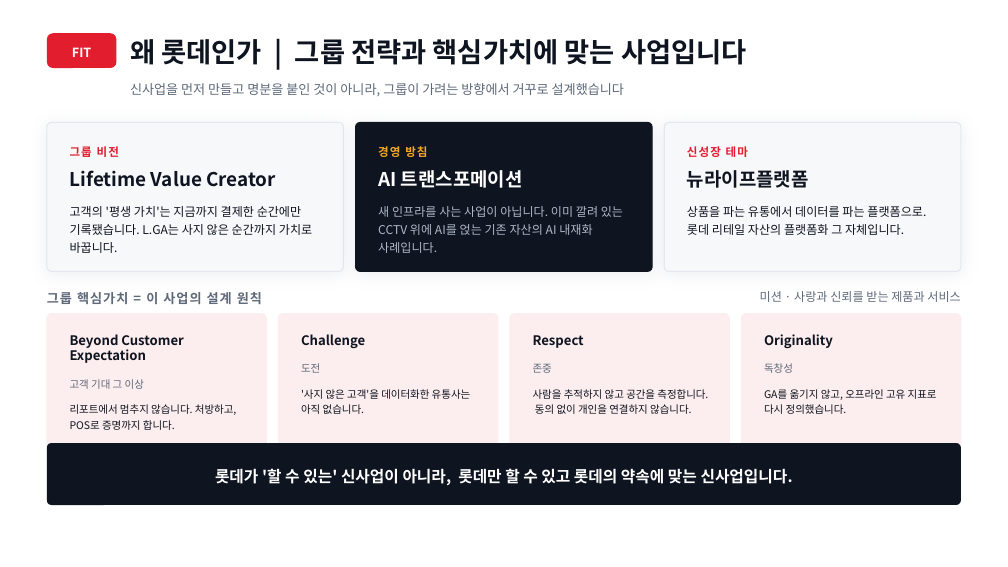
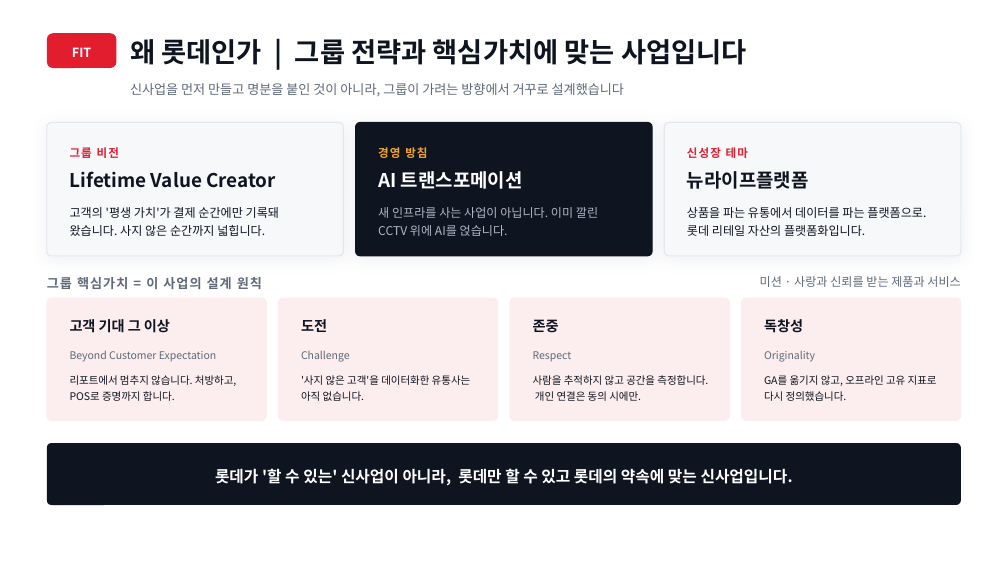
Before and after one commit to neti84-design/LMBA, a slide deck: slide 3 of LGA_롯데신사업_발표_맑은고딕.pptx. Drawn at 1008x567 pixels with LibreOffice and Linux fonts; fonts in the diff are those of the drawing. Boxes give left, top, right and bottom in pixels: in the first picture for what was removed or moved away, otherwise in the second. Text is boxed around its words. In the diff, an @@ line names an element or a change of style, - is before the commit and + after.

```diff
--- a/LGA_롯데신사업_발표_맑은고딕.pptx
+++ b/LGA_롯데신사업_발표_맑은고딕.pptx
@@ rounded rectangle: place and size @@
-rounded rectangle at box(47, 123, 343, 271)
+rounded rectangle at box(47, 123, 343, 256)
@@ rounded rectangle: place and size @@
-rounded rectangle at box(355, 123, 652, 271)
+rounded rectangle at box(355, 123, 652, 256)
@@ rounded rectangle: place and size @@
-rounded rectangle at box(665, 123, 961, 271)
+rounded rectangle at box(665, 123, 961, 256)
@@ text at box(70, 207, 279, 236): text changed @@
-고객의 '평생 가치'는 지금까지 결제한 순간에만 기록됐습니다. L.GA는 사지 않은 순간까지 가치로 바꿉니다.
+고객의 '평생 가치'가 결제 순간에만 기록돼 왔습니다. 사지 않은 순간까지 넓힙니다.
@@ text at box(378, 207, 598, 236): text changed @@
-새 인프라를 사는 사업이 아닙니다. 이미 깔려 있는 CCTV 위에 AI를 얹는 기존 자산의 AI 내재화 사례입니다.
+새 인프라를 사는 사업이 아닙니다. 이미 깔린 CCTV 위에 AI를 얹습니다.
@@ text at box(687, 207, 926, 236): text changed @@
-상품을 파는 유통에서 데이터를 파는 플랫폼으로. 롯데 리테일 자산의 플랫폼화 그 자체입니다.
+상품을 파는 유통에서 데이터를 파는 플랫폼으로. 롯데 리테일 자산의 플랫폼화입니다.
@@ rounded rectangle: place and size @@
-rounded rectangle at box(47, 314, 266, 448)
+rounded rectangle at box(47, 298, 266, 420)
@@ rounded rectangle: place and size @@
-rounded rectangle at box(278, 314, 498, 448)
+rounded rectangle at box(278, 298, 498, 420)
@@ rounded rectangle: place and size @@
-rounded rectangle at box(510, 314, 730, 448)
+rounded rectangle at box(510, 298, 730, 420)
@@ 4 texts: place and size @@
-4 texts at box(47, 291, 960, 414)
+4 texts at box(47, 276, 960, 401)
@@ proportions changed in 7 elements at box(47, 123, 343, 256), box(355, 123, 652, 256), box(665, 123, 961, 256), box(47, 298, 266, 420), box(278, 298, 498, 420), box(510, 298, 730, 420), box(742, 298, 961, 420) @@
@@ rounded rectangle: place and size @@
-rounded rectangle at box(742, 314, 961, 448)
+rounded rectangle at box(742, 298, 961, 420)
@@ size 10 to 13.5 pt, text colour #5E6979 to #0E1420, bold on; line spacing 15pt to 16pt in 4 elements at box(301, 319, 327, 332), box(533, 319, 559, 333), box(764, 319, 803, 333), box(70, 319, 170, 333) @@
@@ text "고객 기대 그 이상": place and size @@
-text "고객 기대 그 이상" at box(70, 379, 144, 389)
+text "고객 기대 그 이상" at box(70, 319, 170, 333)
@@ 3 texts: place and size @@
-3 texts at box(301, 363, 793, 373)
+3 texts at box(301, 319, 803, 333)
@@ text at box(70, 350, 217, 362): text changed; size 12.5 to 10 pt; text colour #0E1420 to #5E6979; bold off @@
-Beyond Customer
-Expectation
+Beyond Customer Expectation
@@ 3 texts: place and size @@
-3 texts at box(301, 334, 833, 348)
+3 texts at box(301, 351, 815, 362)
@@ size 12.5 to 10 pt, text colour #0E1420 to #5E6979, bold off in 3 elements at box(301, 351, 350, 362), box(533, 351, 572, 362), box(764, 351, 815, 362) @@
@@ text "리포트에서 멈추지 않습니다. 처방하고, POS로 ...": place and size @@
-text "리포트에서 멈추지 않습니다. 처방하고, POS로 ..." at box(70, 404, 236, 430)
+text "리포트에서 멈추지 않습니다. 처방하고, POS로 ..." at box(70, 375, 236, 401)
@@ text at box(533, 375, 708, 401): text changed @@
-사람을 추적하지 않고 공간을 측정합니다. 동의 없이 개인을 연결하지 않습니다.
+사람을 추적하지 않고 공간을 측정합니다. 개인 연결은 동의 시에만.
```
Also in this commit, not shown: 5 other slides changed, 7 other files.
